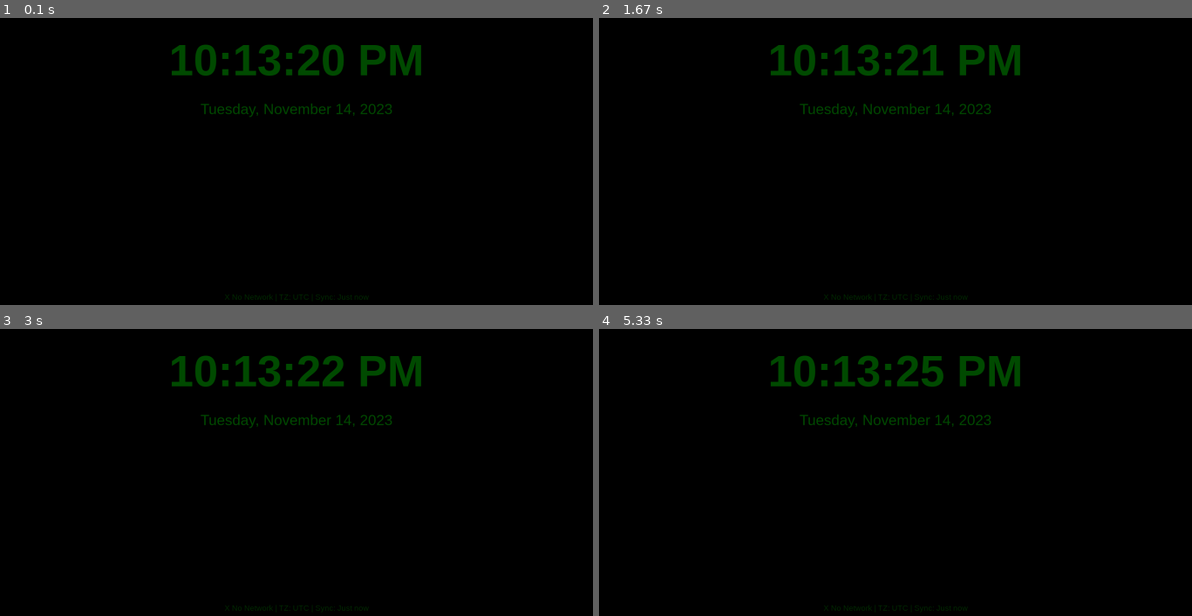
Above: before the commit, frames 1-4 (two rows, left to right).
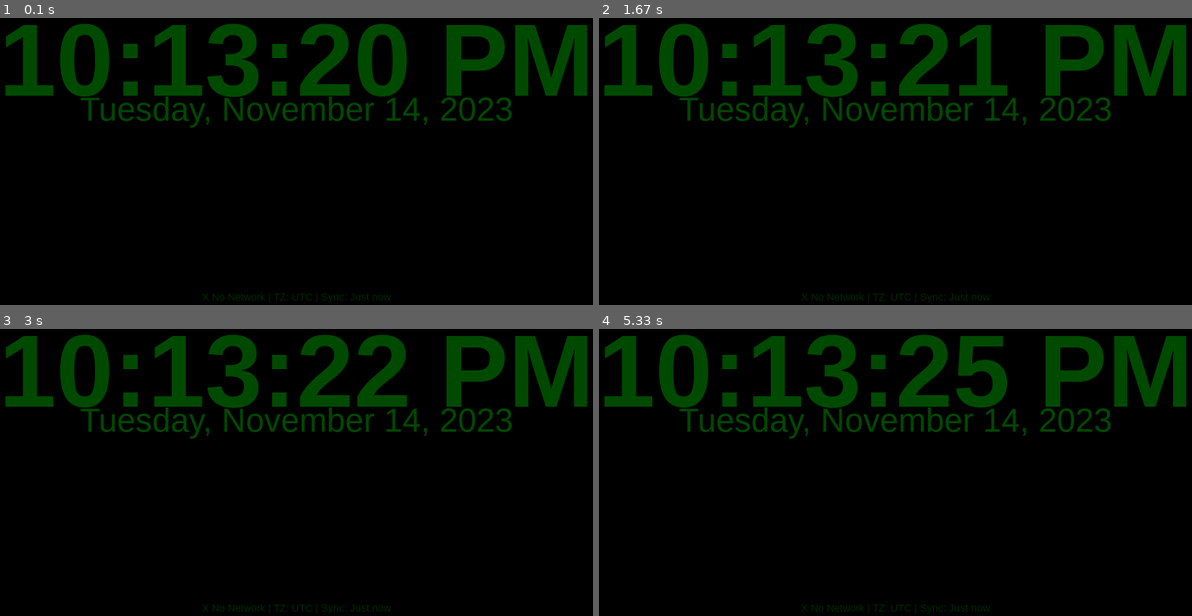
Above: after the commit, the same moments.

Repository: AhsenBaig-boilerplate/rpi-digital-clock
Game: pygame game, started from app/clock_display.py
The game is run twice, just before and just after one commit, with the same random seed, the same clock (stepped at 60 frames per second) and the same inputs.
Inputs:
- Up to frame 1 (0.1 s): no input
- Up to frame 2 (1.67 s): no input
- Up to frame 3 (3 s): no input
- Up to frame 4 (5.33 s): no input

The runs differ from the first frame. In frame 1, 13% of the frame differs, in the area x 0-99%, y 2-100%; in frame 2, 13%; in frame 3, 13%; in frame 4, 13%.

Commit message:
Dramatically increase font sizes for distance visibility
- Time font: 120→280 (2.3x larger, ~23% of screen height)
- Date font: 40→90 (2.25x larger)
- Weather font: 30→60 (2x larger)
- Status font: 22→28 (larger for readability)
- Clock now uses ~70-80% of screen height for better visibility from distance
- Optimized for large display viewing across the room
- Config and code defaults both updated to match

Diff:
--- a/app/clock_display.py
+++ b/app/clock_display.py
@@ -61,10 +61,11 @@
         logging.info(f"Font scale factor: {scale_factor:.2f} (based on {self.screen_width}x{self.screen_height})")
 
         # Font sizes - scale based on resolution for optimal space usage
-        base_time_size = display_config.get('time_font_size', 180)
-        base_date_size = display_config.get('date_font_size', 60)
-        base_weather_size = display_config.get('weather_font_size', 40)
-        base_status_size = 22
+        # Large defaults for distance visibility (use 70-80% of screen height for time)
+        base_time_size = display_config.get('time_font_size', 280)
+        base_date_size = display_config.get('date_font_size', 90)
+        base_weather_size = display_config.get('weather_font_size', 60)
+        base_status_size = 28
 
         self.time_font_size = int(base_time_size * scale_factor)
         self.date_font_size = int(base_date_size * scale_factor)
--- a/app/config.yaml
+++ b/app/config.yaml
@@ -45,9 +45,10 @@
   font_family: "Helvetica"
 
   # Font sizes for different elements
-  time_font_size: 120
-  date_font_size: 40
-  weather_font_size: 30
+  # Large sizes optimized for visibility from distance
+  time_font_size: 280
+  date_font_size: 90
+  weather_font_size: 60
 
   # Display color (hex format)
   color: "#00FF00"
